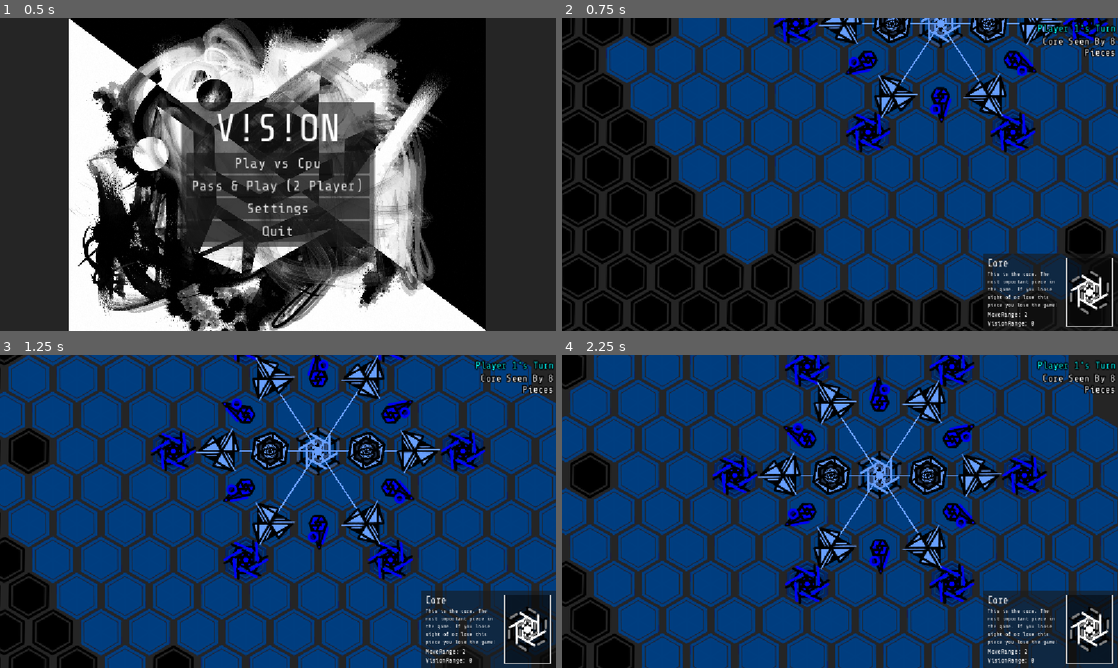
Above: before the commit, frames 1-4 (two rows, left to right).
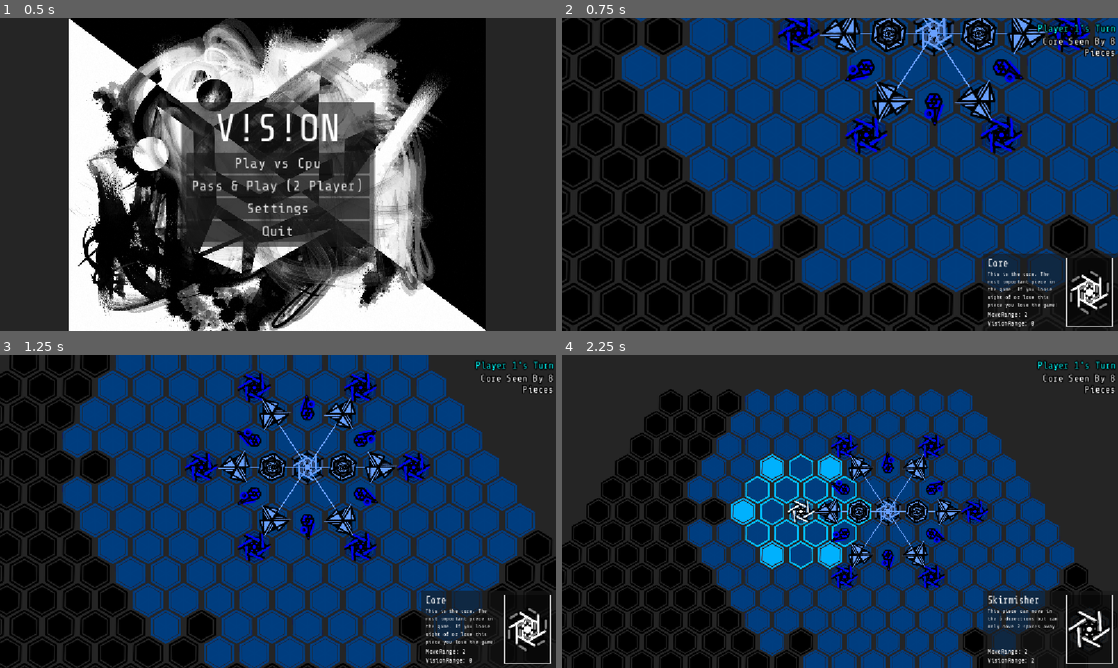
Above: after the commit, the same moments.

Repository: petesamerson/V-s-on
Game: Godot game, scene res://main_menu.tscn
Same seed, same stepped clock (60 frames per second), same inputs: the game is played once before the commit and once after it.
Inputs (mouse positions are in pixels of both pictures, inside the frame that each line leads up to):
- Up to frame 1 (0.5 s): no input
- Up to frame 2 (0.75 s): click "Play vs Cpu" at 0.5 s
- Up to frame 3 (1.25 s): no input
- Up to frame 4 (2.25 s): drag from (878, 452) to (1023, 452) at 1.27 s; tap Enter at 2 s; drag from (789, 511) to (912, 401) at 2.02 s

Frame 1 is identical in both runs. In frame 2, 43% of the frame differs, in the area x 0-100%, y 0-100%; in frame 3, 61%; in frame 4, 70%.

Commit message:
test pinch change

Diff:
--- a/board.gd
+++ b/board.gd
@@ -1212,8 +1212,8 @@
 	return results
 
 func move_camera_to_core():
-	var core  =get_current_core()
-	camera.zoom_to_global_position(core.position,1.0)
+	var core = get_current_core()
+	camera.zoom_to_global_position(core.position,0.6)
 	# for p in pieces_container.get_children():
 	# 	if(p is CorePiece and p.owned_player == current_player):
 	update_selection_panel(core)
--- a/game_camera.gd
+++ b/game_camera.gd
@@ -40,8 +40,10 @@
 #---------
 
 func _unhandled_input(event):
+	if event is InputEventMagnifyGesture:
+		_zoom_to_point(event.factor, event.position)
 	# Mouse Controls
-	if event is InputEventMouseButton and is_mobile_browser == false:
+	elif event is InputEventMouseButton and is_mobile_browser == false:
 		if event.button_index == MOUSE_BUTTON_WHEEL_UP:
 			_zoom_to_mouse(1.1)
 		elif event.button_index == MOUSE_BUTTON_WHEEL_DOWN:
@@ -142,12 +144,14 @@
 # Zoom around mouse
 # =====================================
 
-func _zoom_to_mouse(factor: float):
-
-	var mouse_screen = get_global_mouse_position()
-
-	_zoom_to_point(factor, mouse_screen)
-
+# func _zoom_to_mouse(factor: float):
+
+# 	var mouse_screen = get_global_mouse_position()
+
+# 	_zoom_to_point(factor, mouse_screen)
+
+func _zoom_to_mouse(factor: float) -> void:
+	_zoom_to_point(factor, get_viewport().get_mouse_position())
 
 # =====================================
 # Zoom around screen point
